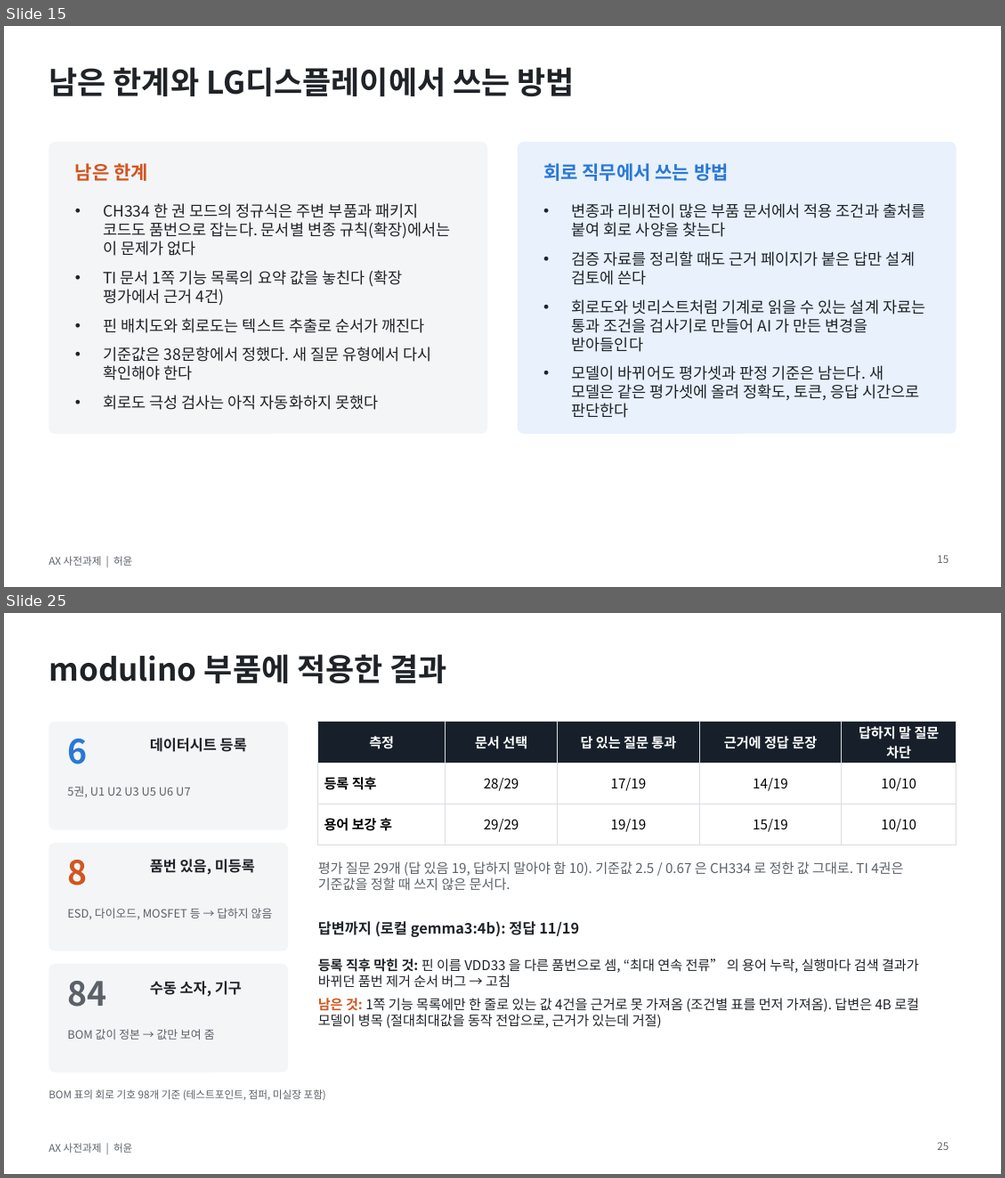
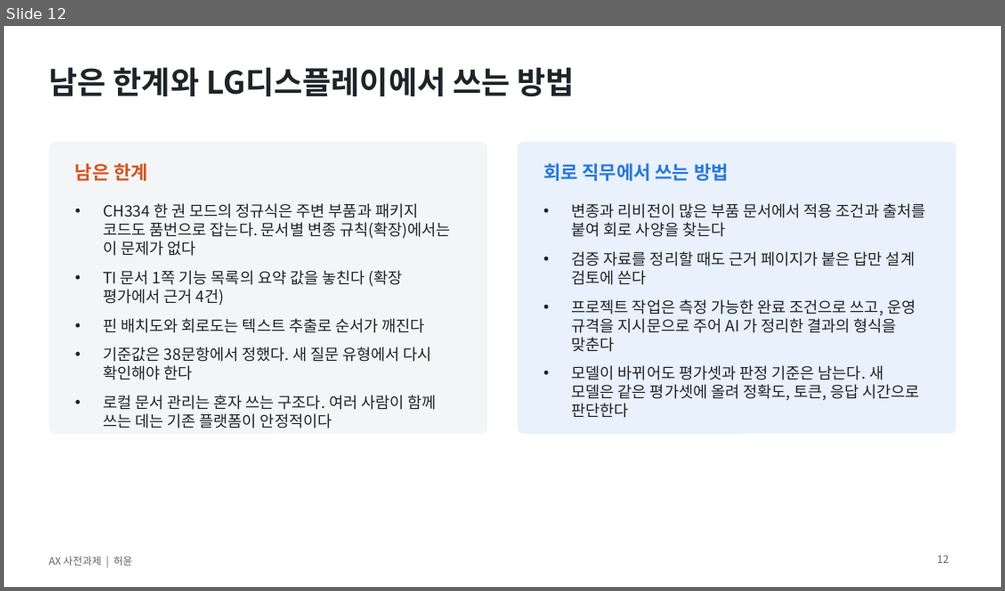
Before and after one commit to hwy-10/lgd-ax-portfolio, a slide deck: 발표자료.pptx. Shown one above the other, each under a label of ours: slides 15 and 25 before the commit, slide 12 after it; the slides between them are not shown. The pictures are 1005x1178 and 1005x591 pixels, drawn with LibreOffice and Linux fonts; fonts in the diff are those of the drawing. Boxes give left, top, right and bottom in pixels: in the first picture for what was removed or moved away, otherwise in the second. Text is boxed around its words. In the diff, an @@ line names an element or a change of style, - is before the commit and + after.

```diff
--- a/발표자료.pptx
+++ b/발표자료.pptx
@@ slide 25 removed at (x1=4, y1=613, x2=1001, y2=1174), background #FFFFFF; not listed: 1 template element that a slide beside it also shows @@
@@ title removed at (x1=48, y1=654, x2=447, y2=683) @@
-modulino 부품에 적용한 결과
@@ rounded rectangle removed at (x1=48, y1=722, x2=288, y2=830) @@
@@ text removed at (x1=67, y1=738, x2=87, y2=764) @@
-6
@@ text removed at (x1=150, y1=738, x2=247, y2=752) @@
-데이터시트 등록
@@ table removed at (x1=318, y1=722, x2=956, y2=835), 3 rows, 5 columns @@
-측정 | 문서 선택 | 답 있는 질문 통과 | 근거에 정답 문장 | 답하지 말 질문 차단
-등록 직후 | 28/29 | 17/19 | 14/19 | 10/10
-용어 보강 후 | 29/29 | 19/19 | 15/19 | 10/10
@@ text removed at (x1=67, y1=786, x2=191, y2=797) @@
-5권, U1 U2 U3 U5 U6 U7
@@ rounded rectangle removed at (x1=48, y1=843, x2=288, y2=951) @@
@@ text removed at (x1=67, y1=860, x2=87, y2=885) @@
-8
@@ text removed at (x1=150, y1=859, x2=255, y2=875) @@
-품번 있음, 미등록
@@ text removed at (x1=318, y1=861, x2=903, y2=890) @@
-평가 질문 29개 (답 있음 19, 답하지 말아야 함 10). 기준값 2.5 / 0.67 은 CH334 로 정한 값 그대로. TI 4권은 기준값을 정할 때 쓰지 않은 문서다.
@@ text removed at (x1=67, y1=908, x2=273, y2=919) @@
-ESD, 다이오드, MOSFET 등 → 답하지 않음
@@ text removed at (x1=318, y1=921, x2=579, y2=937) @@
-답변까지 (로컬 gemma3:4b): 정답 11/19
@@ text removed at (x1=318, y1=958, x2=919, y2=1028) @@
-등록 직후 막힌 것: 핀 이름 VDD33 을 다른 품번으로 셈, “최대 연속 전류” 의 용어 누락, 실행마다 검색 결과가 바뀌던 품번 제거 순서 버그 → 고침
-남은 것: 1쪽 기능 목록에만 한 줄로 있는 값 4건을 근거로 못 가져옴 (조건별 표를 먼저 가져옴). 답변은 4B 로컬 모델이 병목 (절대최대값을 동작 전압으로, 근거가 있는데 거절)
@@ rounded rectangle removed at (x1=48, y1=964, x2=288, y2=1072) @@
@@ text removed at (x1=67, y1=981, x2=106, y2=1006) @@
-84
@@ text removed at (x1=150, y1=981, x2=242, y2=997) @@
-수동 소자, 기구
@@ text removed at (x1=67, y1=1029, x2=215, y2=1039) @@
-BOM 값이 정본 → 값만 보여 줌
@@ text removed at (x1=48, y1=1089, x2=326, y2=1100) @@
-BOM 표의 회로 기호 98개 기준 (테스트포인트, 점퍼, 미실장 포함)
@@ page number removed at (x1=937, y1=1142, x2=948, y2=1150) @@
-25
@@ what was slide 15 is now slide 12 @@
@@ slide 12 changed as well @@
@@ text at (x1=572, y1=299, x2=915, y2=352): text changed @@
-• 회로도와 넷리스트처럼 기계로 읽을 수 있는 설계 자료는 통과 조건을 검사기로 만들어 AI 가 만든 변경을 받아들인다
+• 프로젝트 작업은 측정 가능한 완료 조건으로 쓰고, 운영 규격을 지시문으로 주어 AI 가 정리한 결과의 형식을 맞춘다
@@ text at (x1=103, y1=394, x2=436, y2=428): text changed @@
-• 회로도 극성 검사는 아직 자동화하지 못했다
+• 로컬 문서 관리는 혼자 쓰는 구조다. 여러 사람이 함께 쓰는 데는 기존 플랫폼이 안정적이다
@@ page number at (x1=937, y1=555, x2=948, y2=563): text changed @@
-15
+12
```
Also in this commit, not shown: 4 other slides changed, 1 slide added, 17 other slides removed, 3 other files.
